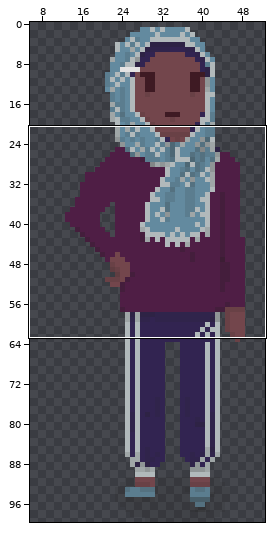
Sprite sheet: assets/images/client_16_grand.png. The first picture is a wide view before the edit; the outline marks the close-up.
Close-up. Before:
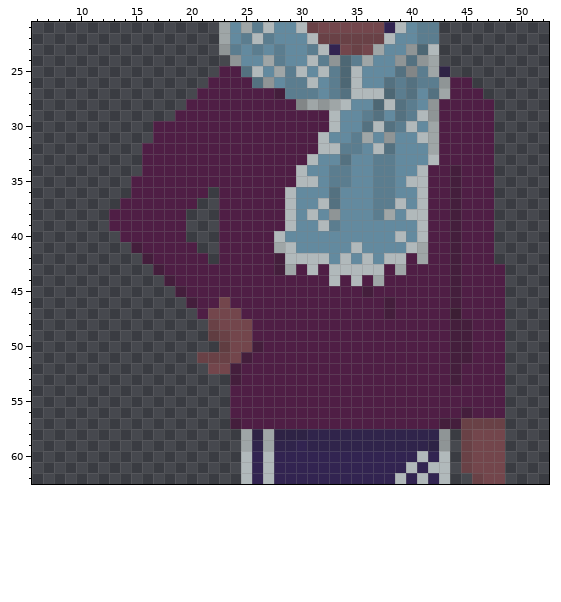
The file is 70x100 pixels. Colours within 5 levels of each other are drawn and written as one. Shown: x 6..52, y 21..62. The wide view leaves out empty margins.
New version:
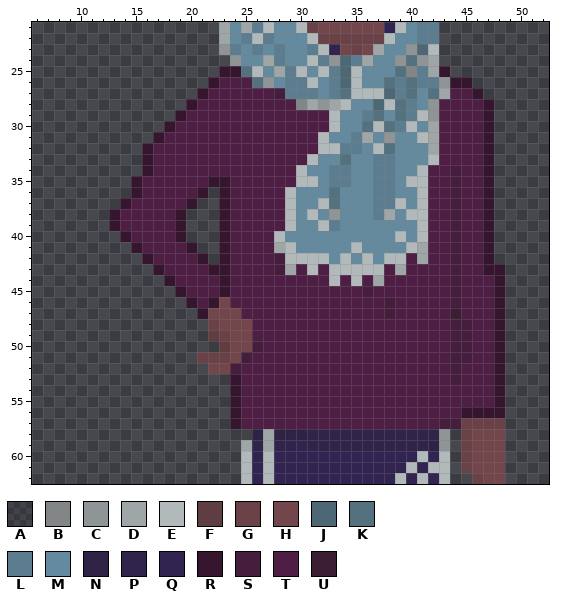
Palette (. is transparent): A #201d1b20  B #828687  C #8f9596  D #9fa6a7  E #b1b9bb  F #603d41  G #694146  H #73464c  J #4d6774  K #547180  L #5b7d8f  M #638a9f  N #2e2345  P #30244b  Q #322451  R #35162e  S #441e3c  T #4f1e45  U #3c1e34
The exact change:
@@ x 6..52 @@
 24 ..................CMMDLMMELCJLDMMCKCD..........
-25 .................TTKEMDLEMELJEMMMKBLDN.........
-26 ................TTTTKCMLLEMLJEMMKLKLLCTT.......
-27 ...............TTTTTTTSLLLMLKEEEJLKMKDTTT......
-28 ..............TTTTTTTTTTBDCDEMMJEKLMCTTTTT.....
-29 .............TTTTTTTTTTTTTTEMMLKMKLECTTTTT.....
-30 ...........TTTTTTTTTTTTTTTTEMMKEKLEMDTTTTT.....
-31 ...........TTTTTTTTTTTTTTTEMMLDMCMMEDTTTTT.....
-32 ..........TTTTTTTTTTTTTTTTEELLMEKMMMDTTTTT.....
-33 ..........TTTTTTTTTTTTTTTEMMKMMLLMMMETTTTT.....
-34 ..........TTTTTTTTTTTTTTEMMLLMMLLMMETTSTTT.....
-35 .........TTTTTTTTTTTTTTTEEMLLMMLLMEETTSTTT.....
-36 .........TTTTTTT.TTTTTTEMMMKMMMLLMMETTSTTT.....
-37 ........TTTTTTT..TTTTTTEMMEKMMMLLEMETTSTTT.....
-38 .......TTTTTTT...TTTTTTEMEMCMMMLDMEETTSTTT.....
-39 .......TTTTTTT...TTTTTTEMMELMMMMMMMETTSTTT.....
-40 ........TTTTTT...TTTTTEMMMMMMMMMMEMETTSTTT.....
-41 .........STTTTT..TTTTTDEMMMMMEMMMMEDTTSTTT.....
-42 ..........STTTTT.TTTTTSEEEEMEMEMEETDTTSTTT.....
-43 ...........STTTTTTTTTTSDTETEEEEETDTTTTSTTTT....
-44 ............STTTTTTTTTTTTTTETETDTTTTTTSTTTT....
-45 .............STTTTTTTTTTTTTTTTSTTTTTTTSTTTT....
-46 ..............STTHTTTTTTTTTTTTTTSTTTTTSTTTT....
-47 ...............THHHTTTTTTTTTTTTTSTTTTTUTTTT....
-48 ................GHHHTTTTTTTTTTTTTTTTTTSSTTT....
-49 ................FGHHTTTTTTTTTTTTTTTTTTSSTTT....
-50 .................FHHSTTTTTTTTTTTTTTTTTSSTTT....
-51 ...............GGGHSTTTTTTTTTTTTTTTTTTSSTTT....
-52 ................HHSTTTTTTTTTTTTTTTTTTTSTTTT....
-53 ..................STTTTTTTTTTTTTTTTTTTSTTTT....
-54 ..................TTTTTTTTTTTTTTTTTTTTTTTTT....
-55 ..................TTTTTTTTTTTTTTTTTTTTTTTTT....
-56 ..................TTTTTTTTTTTTTTTTTTTTTSTTT....
-57 ..................STTTTTTTTTTTTTTTTTTSSGGGG....
-58 ...................DNDNNNPPPPPPPPPPPPC.GHHH....
+25 .................RRKEMDLEMELJEMMMKBLDR.........
+26 ................RTTTKCMLLEMLJEMMKLKLLCRR.......
+27 ...............RTTTTTTSLLLMLKEEEJLKMKDTTR......
+28 ..............RTTTTTTTTTBDCDEMMJEKLMCTTTTR.....
+29 .............RTTTTTTTTTTTTTEMMLKMKLECTTTTR.....
+30 ............RTTTTTTTTTTTTTTEMMKEKLEMDTTTTR.....
+31 ...........RTTTTTTTTTTTTTTEMMLDMCMMEDTTTTR.....
+32 ..........RTTTTTTTTTTTTTTTEELLMEKMMMDTTTTR.....
+33 ..........RTTTTTTTTTTTTTTEMMKMMLLMMMETTTTR.....
+34 ..........RTTTTTTTTTTTTTEMMLLMMLLMMETTSTTR.....
+35 .........RTTTTTTRRTTTTTTEEMLLMMLLMEETTSTTR.....
+36 .........RTTTTTR.RTTTTTEMMMKMMMLLMMETTSTTR.....
+37 ........RTTTTTR..RTTTTTEMMEKMMMLLEMETTSTTR.....
+38 .......RTTTTTR...RTTTTTEMEMCMMMLDMEETTSTTR.....
+39 .......RTTTTTR...RTTTTTEMMELMMMMMMMETTSTTR.....
+40 ........RTTTTR...RTTTTEMMMMMMMMMMEMETTSTTR.....
+41 .........RTTTTR..RTTTTDEMMMMMEMMMMEDTTSTTR.....
+42 ..........RTTTTR.RTTTTSEEEEMEMEMEETDTTSTTR.....
+43 ...........RTTTTRRTTTTSDTETEEEEETDTTTTSTTRR....
+44 ............RTTTTRTTTTTTTTTETETDTTTTTTSTTTR....
+45 .............RTTTRTTTTTTTTTTTTSTTTTTTTSTTTR....
+46 ..............RTRHTTTTTTTTTTTTTTSTTTTTSTTTR....
+47 ...............RHHHTTTTTTTTTTTTTSTTTTTUTTTR....
+48 ................GHHHTTTTTTTTTTTTTTTTTTSSTTR....
+49 ................FGHHTTTTTTTTTTTTTTTTTTSSTTR....
+50 .................FHHSTTTTTTTTTTTTTTTTTSSTTR....
+51 ...............GGGHSTTTTTTTTTTTTTTTTTTSSTTR....
+52 ................HHSTTTTTTTTTTTTTTTTTTTSTTTR....
+53 ..................RTTTTTTTTTTTTTTTTTTTSTTTR....
+54 ..................RTTTTTTTTTTTTTTTTTTTTTTTR....
+55 ..................RTTTTTTTTTTTTTTTTTTTTTTTR....
+56 ..................RTTTTTTTTTTTTTTTTTTTTRRRR....
+57 ..................RTTTTTTTTTTTTTTTTTTSSGGGG....
+58 ...................ANDNNNPPPPPPPPPPPPC.GHHH....
 59 ...................DPDPPQPPPPPPPPPPPNC.GHHH....
